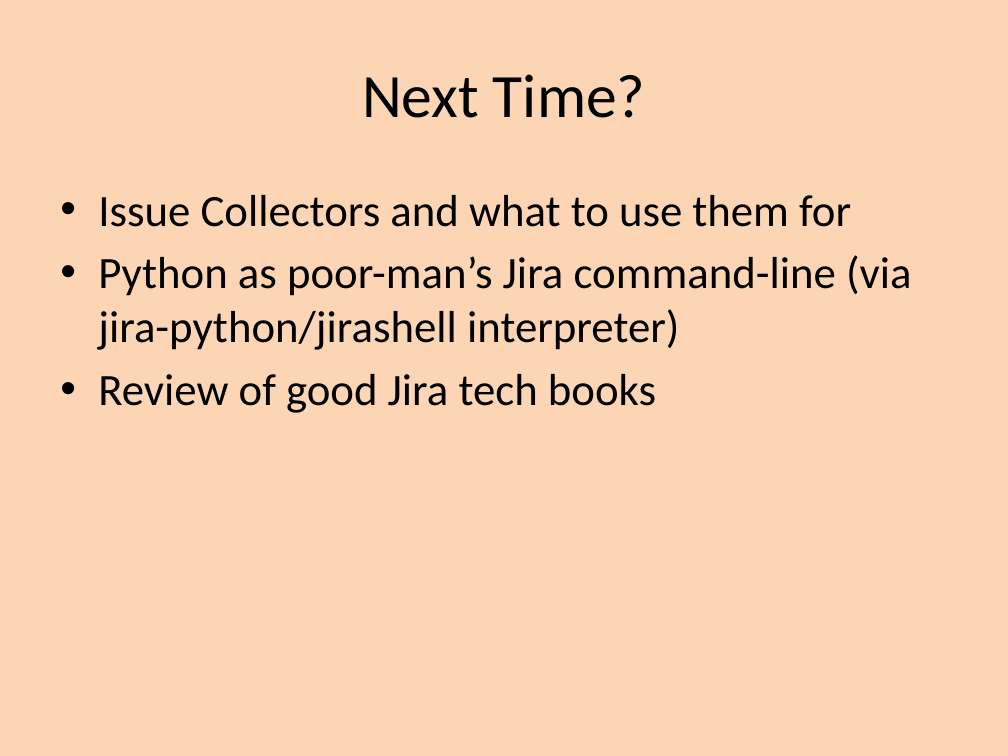
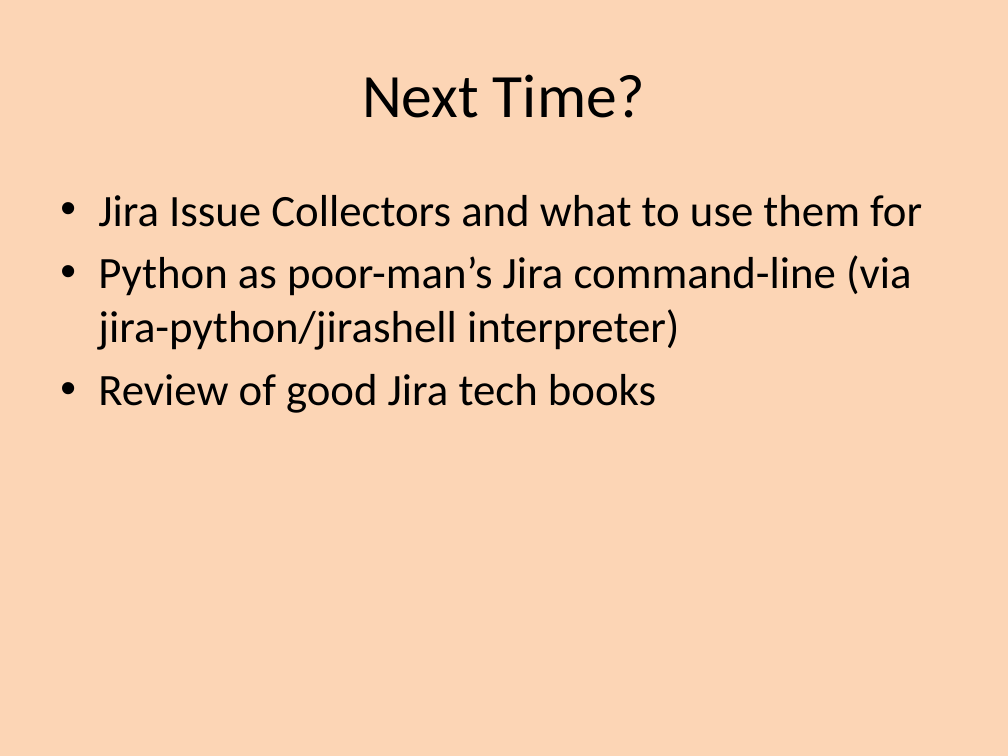
Before and after one commit to bobk/jirapresentations, a slide deck: slide 9 of Git Integration Options for Jira.pptx (slide 5 before the commit). Drawn at 1008x756 pixels with LibreOffice and Linux fonts; fonts in the diff are those of the drawing. Boxes give left, top, right and bottom in pixels: in the first picture for what was removed or moved away, otherwise in the second. Text is boxed around its words. In the diff, an @@ line names an element or a change of style, - is before the commit and + after.

Commit message:
JIRAGITHUB-3 next presentation for next Princeton Lean Agile Lightning Talk

```diff
--- a/Git Integration Options for Jira.pptx
+++ b/Git Integration Options for Jira.pptx
@@ text at [98, 195, 922, 227]: text changed @@
-• Issue Collectors and what to use them for
+• Jira Issue Collectors and what to use them for
```
Also in this commit, not shown: 2 other slides changed, 4 slides added.
